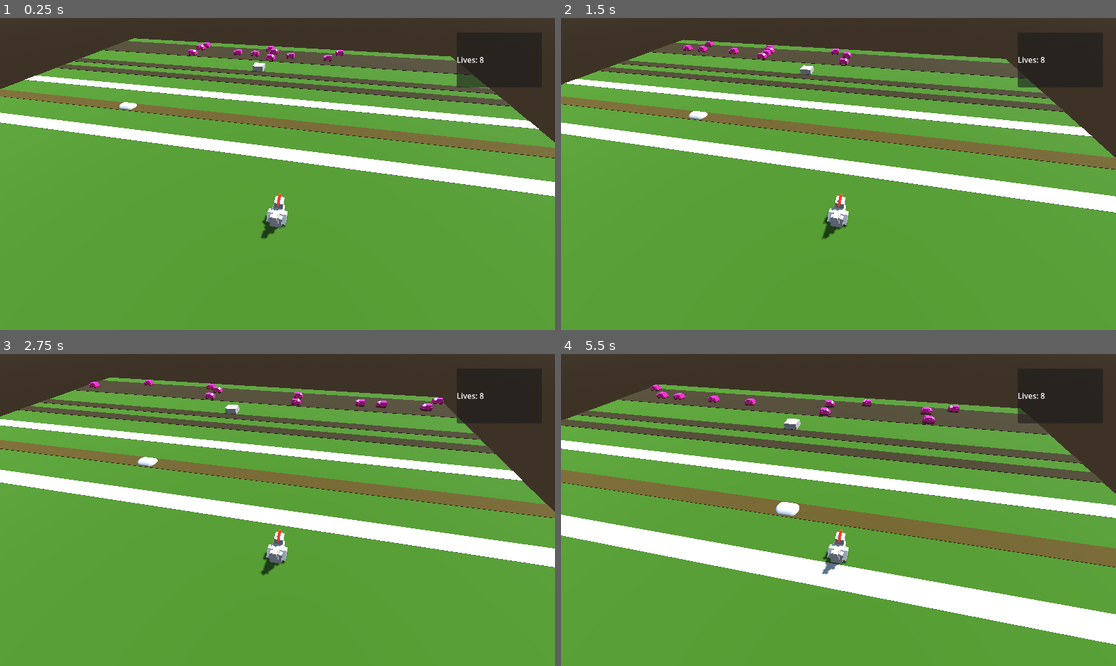
Above: before the commit, frames 1-4 (two rows, left to right).
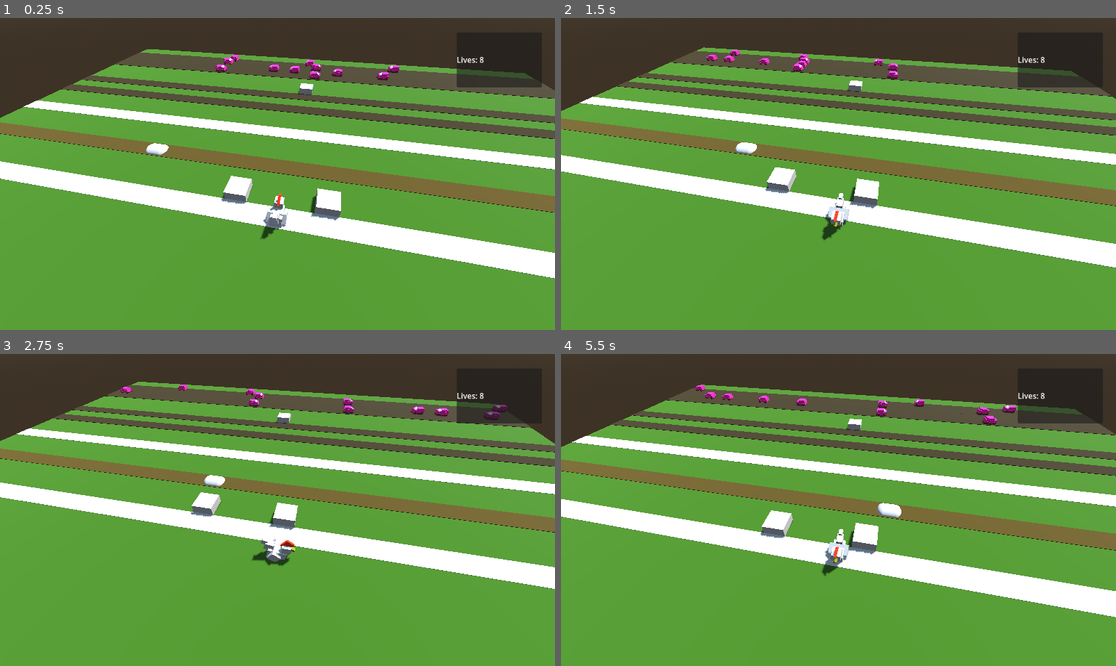
Above: after the commit, the same moments.

Repository: unblinky/danger-xing
Game: Godot game, scene res://Main/Main.tscn
The game is run twice, just before and just after one commit, with the same random seed, the same clock (stepped at 60 frames per second) and the same inputs.
Inputs:
- Up to frame 1 (0.25 s): no input
- Up to frame 2 (1.5 s): hold D (move_right) 0.53-1.28 s; tap W (move_fore, bound only before the commit) at 0.6, 1.35 s; hold S (move_back) from 1.28 s (still down)
- Up to frame 3 (2.75 s): release S (move_back) at 2.03 s; hold D (move_right) from 2.03 s (still down); tap W (move_fore, bound only before the commit) at 2.1 s
- Up to frame 4 (5.5 s): tap W (move_fore, bound only before the commit) every 0.75 s from 2.85 to 5.1 s; release D (move_right) at 3.53 s; hold A (move_left) 3.53-5.03 s; hold S (move_back) from 5.03 s (still down)

The runs differ from the first frame. In frame 1, 36% of the frame differs, in the area x 0-100%, y 6-84%; in frame 2, 31%; in frame 3, 35%; in frame 4, 42%, in the area x 0-100%, y 9-94%.

Commit message:
Lerping the position.

Diff:
--- a/Code/Chicken/Chicken.gd
+++ b/Code/Chicken/Chicken.gd
@@ -10,6 +10,8 @@
 var spawning_point: Vector3
 var from: Vector3
 var to: Vector3
+var weight: float = 1.0 # We're already there.
+var lerp_speed: float = 2.0 # m/s lerp
 
 func _ready() -> void:
 	area_entered.connect(on_collision)
@@ -18,23 +20,41 @@
 	from = spawning_point
 	to = spawning_point
 
+func _process(delta: float) -> void:
+	if weight >= 1.0:
+		if Input.is_action_just_pressed("move_left"):
+			from = position
+			to = position + Vector3.LEFT
+			weight = 0.0
+			graphics.rotation_degrees.y = 90.0
 
-func _process(delta: float) -> void:
-	if Input.is_action_just_pressed("move_left"):
-		position.x -= 1
-		graphics.rotation_degrees.y = 90
+		if Input.is_action_just_pressed("move_right"):
+			from = position
+			to = position + Vector3.RIGHT
+			weight = 0.0
+			graphics.rotation_degrees.y = -90.0
 
-	if Input.is_action_just_pressed("move_right"):
-		position.x += 1
-		graphics.rotation_degrees.y = -90
+		if Input.is_action_just_pressed("move_forward"):
+			from = position
+			to = position + Vector3.FORWARD
+			weight = 0.0
+			graphics.rotation_degrees.y = 0.0
 
-	if Input.is_action_just_pressed("move_fore"):
-		position.z -= 1
-		graphics.rotation_degrees.y = 0
+		if Input.is_action_just_pressed("move_back"):
+			from = position
+			to = position + Vector3.BACK
+			weight = 0.0
+			graphics.rotation_degrees.y = 180.0
 
-	if Input.is_action_just_pressed("move_back"):
-		position.z += 1
-		graphics.rotation_degrees.y = 180
+	if weight < 1.0:
+		# Update our position
+		weight += lerp_speed * delta
+	else:
+		# Stop the lerp.
+		weight = 1.0
+		from = to
+
+	position = lerp(from, to, weight)
 
 
 func destroy():
--- a/Code/Main/Main.tscn
+++ b/Code/Main/Main.tscn
@@ -46,10 +46,15 @@
 environment = SubResource("Environment_ps1la")
 
 [node name="Chicken" parent="." unique_id=1595162323 instance=ExtResource("2_83ytx")]
-transform = Transform3D(1, 0, 0, 0, 1, 0, 0, 0, 1, 5, 0, 4)
 
 [node name="Goal" parent="." unique_id=1825972288 instance=ExtResource("3_amygn")]
 transform = Transform3D(1, 0, 0, 0, 1, 0, 0, 0, 1, 0, 0, -12)
+
+[node name="Goal3" parent="." unique_id=1248000346 instance=ExtResource("3_amygn")]
+transform = Transform3D(1, 0, 0, 0, 1, 0, 0, 0, 1, 2, 0.016166687, -1)
+
+[node name="Goal4" parent="." unique_id=94995532 instance=ExtResource("3_amygn")]
+transform = Transform3D(1, 0, 0, 0, 1, 0, 0, 0, 1, -2, 0, -1)
 
 [node name="Gound" type="MeshInstance3D" parent="." unique_id=387099955]
 material_override = SubResource("StandardMaterial3D_amygn")
--- a/Code/project.godot
+++ b/Code/project.godot
@@ -26,7 +26,7 @@
 
 [input]
 
-move_fore={
+move_forward={
 "deadzone": 0.2,
 "events": [Object(InputEventKey,"resource_local_to_scene":false,"resource_name":"","device":-1,"window_id":0,"alt_press …(192 unchanged characters)…
 , Object(InputEventKey,"resource_local_to_scene":false,"resource_name":"","device":-1,"window_id":0,"alt_pressed":false …(186 unchanged characters)…
